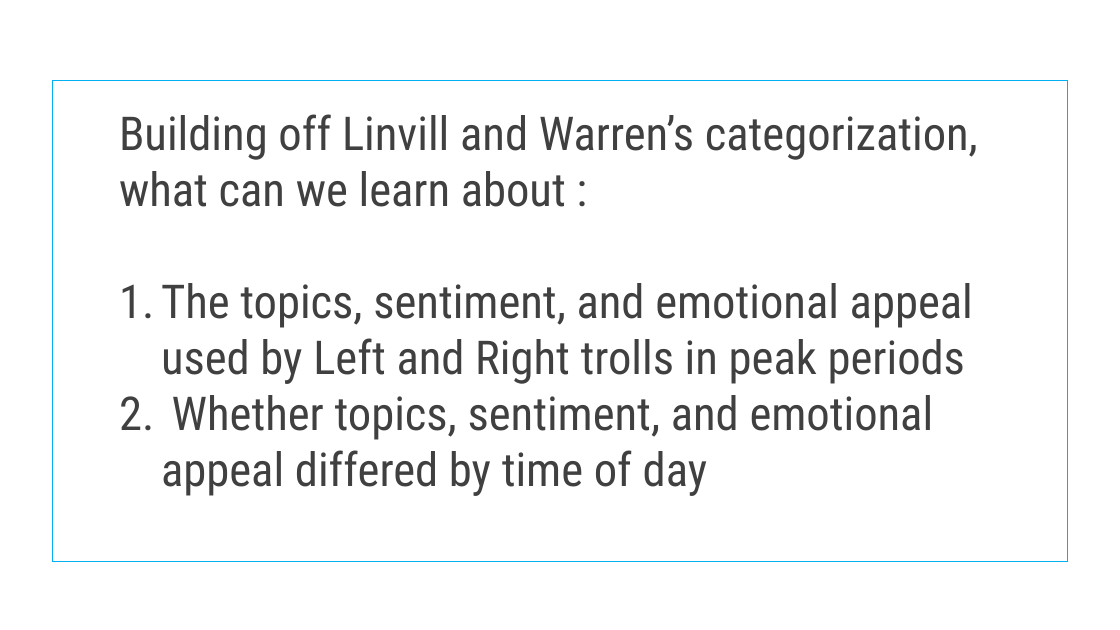
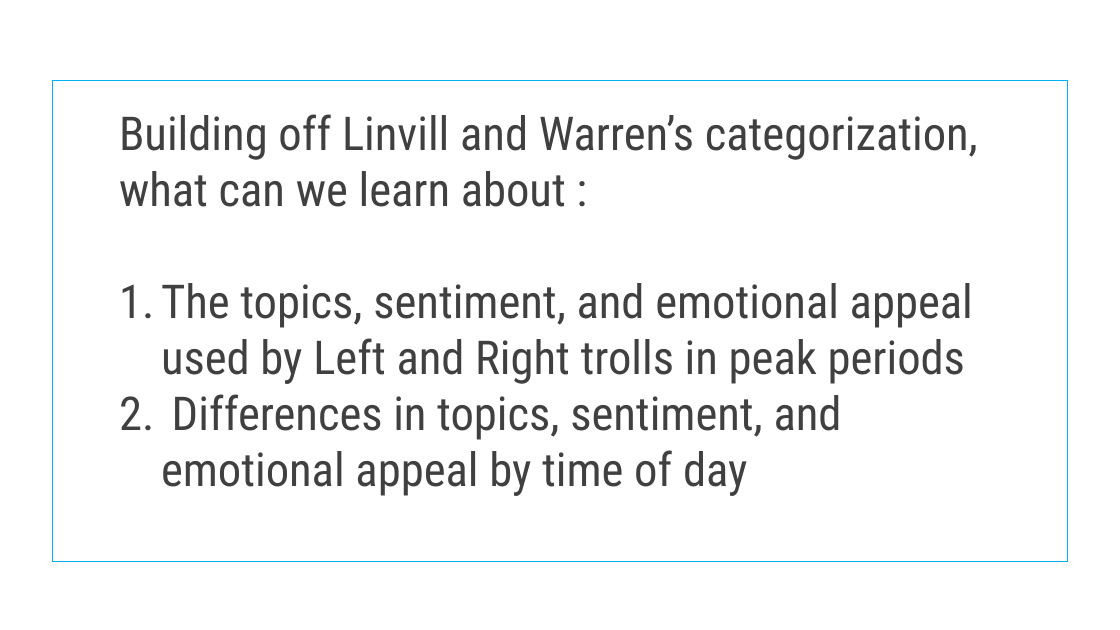
Before and after one commit to qdav/MSDA_Visualization, a slide deck: slide 3 of DA_6233_Final_Presentation.pptx. Drawn at 1120x630 pixels with LibreOffice and Linux fonts; fonts in the diff are those of the drawing. Boxes give left, top, right and bottom in pixels: in the first picture for what was removed or moved away, otherwise in the second. Text is boxed around its words. In the diff, an @@ line names an element or a change of style, - is before the commit and + after.

```diff
--- a/DA_6233_Final_Presentation.pptx
+++ b/DA_6233_Final_Presentation.pptx
@@ text at (x1=161, y1=394, x2=842, y2=496): text changed @@
-2. Whether topics, sentiment, and emotional appeal differed by time of day
+2. Differences in topics, sentiment, and emotional appeal by time of day
```
Also in this commit, not shown: 1 other slide changed.
